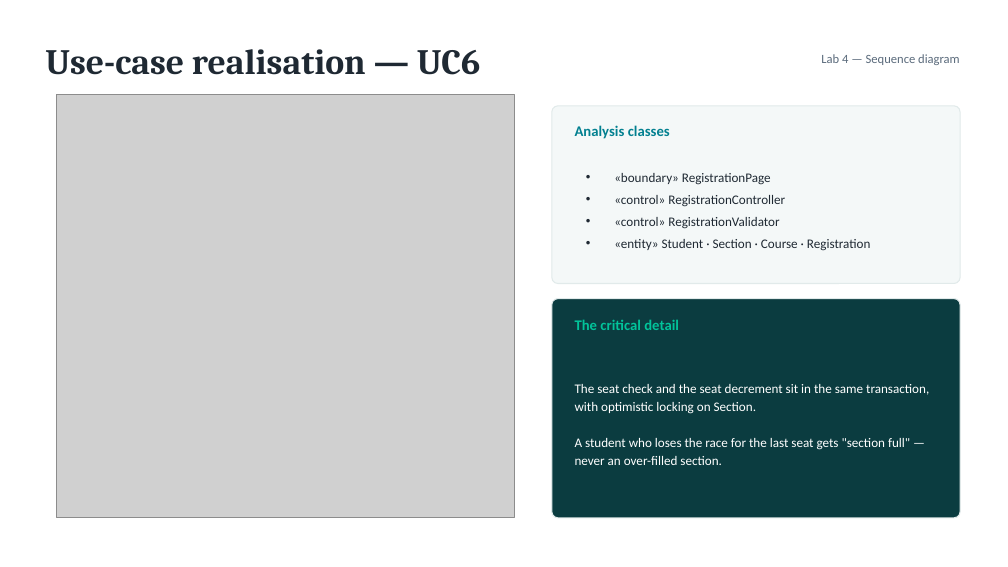
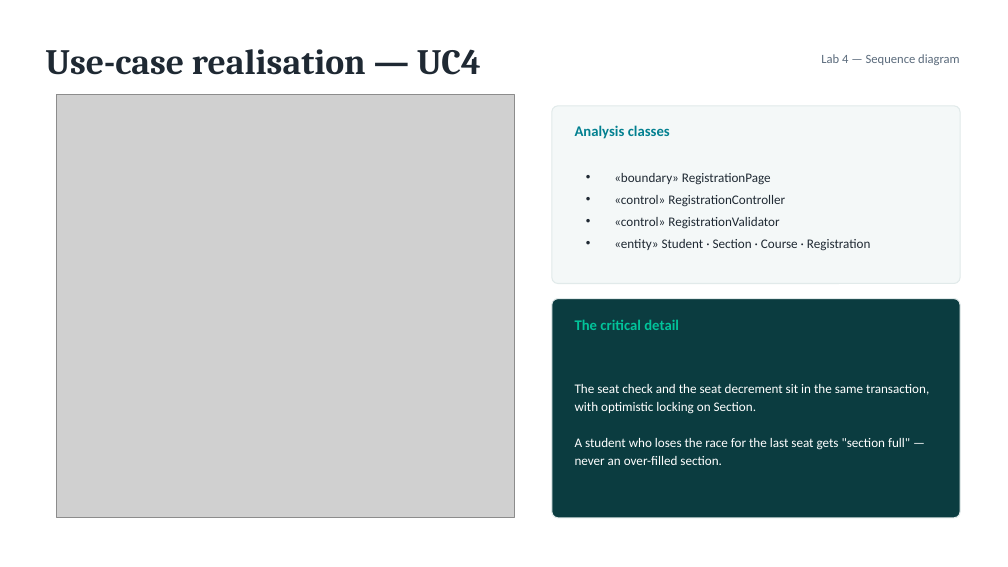
Before and after one commit to ElfatihZiad/eregistrar, a slide deck: slide 8 of presentation/eRegistrar_Requirements_Design.pptx. Drawn at 1008x567 pixels with LibreOffice and Linux fonts; fonts in the diff are those of the drawing; grey boxes stand for pictures. Boxes give left, top, right and bottom in pixels: in the first picture for what was removed or moved away, otherwise in the second. Text is boxed around its words. In the diff, an @@ line names an element or a change of style, - is before the commit and + after.

```diff
--- a/presentation/eRegistrar_Requirements_Design.pptx
+++ b/presentation/eRegistrar_Requirements_Design.pptx
@@ text at [45,49,481,75]: text changed @@
-Use-case realisation — UC6
+Use-case realisation — UC4
```
Also in this commit, not shown: 5 other slides changed, 39 other files.
